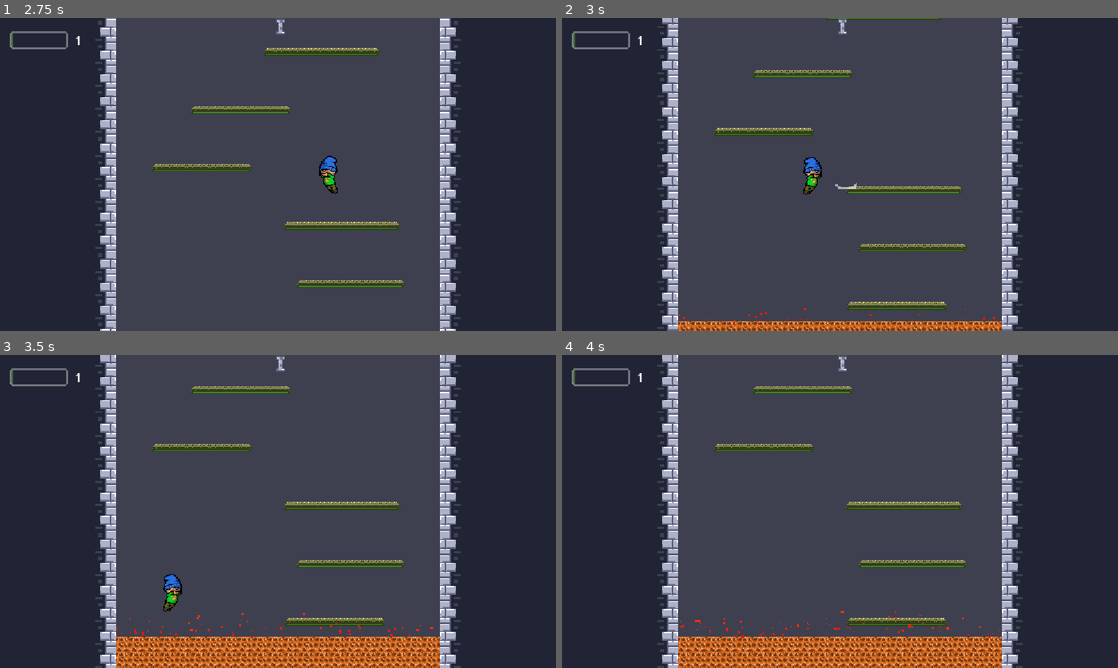
Above: before the commit, frames 1-4 (two rows, left to right).
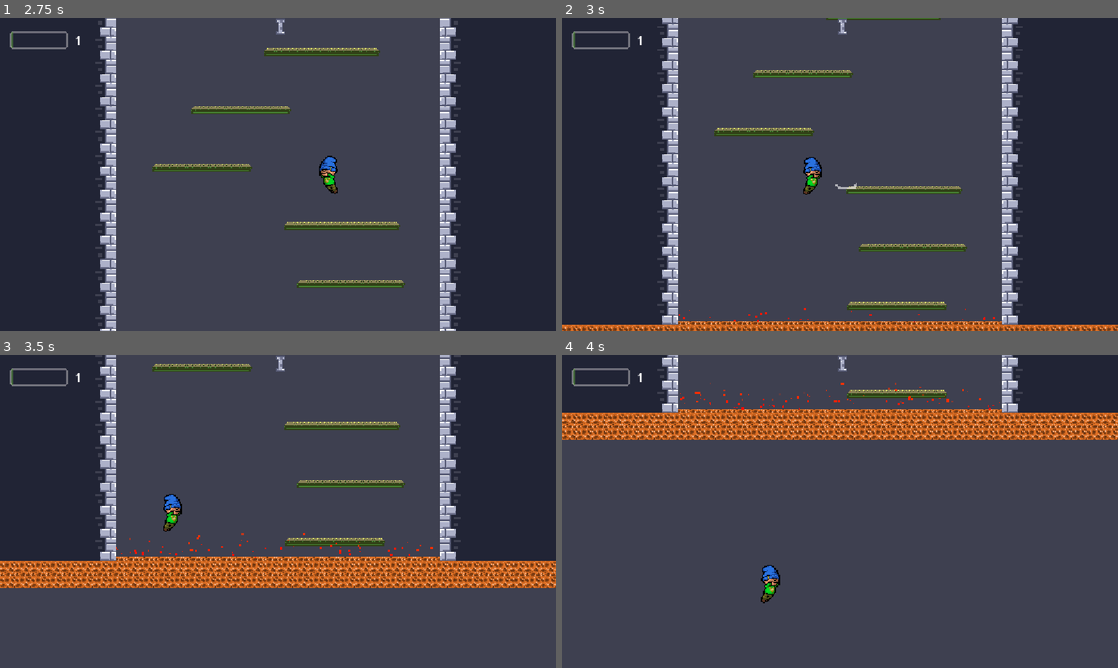
Above: after the commit, the same moments.

Repository: DoktorZnak/ice-tower-dz
Game: Godot game, scene res://scenes/main/main.tscn
The game is run twice, just before and just after one commit, with the same random seed, the same clock (stepped at 60 frames per second) and the same inputs.
Inputs (mouse positions are in pixels of both pictures, inside the frame that each line leads up to):
- Up to frame 1 (2.75 s): move the mouse to (400, 158) at 0.52 s; hold D (right) 0.53-2.03 s; click (400, 158) at 0.67 s; tap Space (jump) at 0.77, 1.52 s; move the mouse to (166, 190) at 1.27 s; move the mouse to (333, 105) at 2.02 s; hold A (left) from 2.03 s (still down)
- Up to frame 2 (3 s): move the mouse to (812, 237) at 2.77 s; release A (left) at 2.78 s; hold D (right) from 2.78 s (still down); click (812, 237) at 2.92 s
- Up to frame 3 (3.5 s): keep holding D (right); tap Space (jump) at 3.02 s
- Up to frame 4 (4 s): keep holding D (right); move the mouse to (1006, 558) at 3.52 s; tap Space (jump) at 3.77 s

Frame 1 is identical in both runs. In frame 2, 0.8% of the frame differs, in the area x 0-100%, y 98-100%; in frame 3, 33%; in frame 4, 49%, in the area x 0-100%, y 0-100%.

Commit message:
clear old walls and platforms

Diff:
--- a/scenes/_partials/player/player.gd
+++ b/scenes/_partials/player/player.gd
@@ -97,10 +97,10 @@
 		$AnimatedSprite2D.play("run" if is_player_grounded() else "jump_direction")
 		$AnimatedSprite2D.flip_h = direction < 0
 
-func update_camera(y):
-	$Camera2D.limit_bottom = y + 64
+#func update_camera(y):
+	#$Camera2D.limit_bottom = y + 64
 
 func _ready():
 	update_players_stats()
-	EventBus.lava_moved.connect(update_camera)
+	#EventBus.lava_moved.connect(update_camera)
 	EventBus.stats_updated.connect(update_players_stats)
--- a/scenes/_partials/walls/walls.gd
+++ b/scenes/_partials/walls/walls.gd
@@ -40,11 +40,22 @@
 		last_built_wall_y_tile -= 1
 		build_wall_row(last_built_wall_y_tile)
 
+
+func on_lava_moved(lava_y_pixel: float):
+	var lava_tile_y = int(floor(lava_y_pixel / TILE_SIZE_Y))
+	var used_cells = get_used_cells()
+	for cell in used_cells:
+		if cell.y > lava_tile_y:
+			set_cell(cell, -1) # -1 usuwa kafelek całkowicie
+
+
+
 func update_game_level(new_level):
 	level_config = LEVEL_CONFIGS[new_level]
 
 func _ready() -> void:
 	EventBus.game_level_changed.connect(update_game_level)
+	EventBus.lava_moved.connect(on_lava_moved)
 	for y in range(1, 7):
 		build_wall_row(y)
 	build_walls_up_to(-700)
